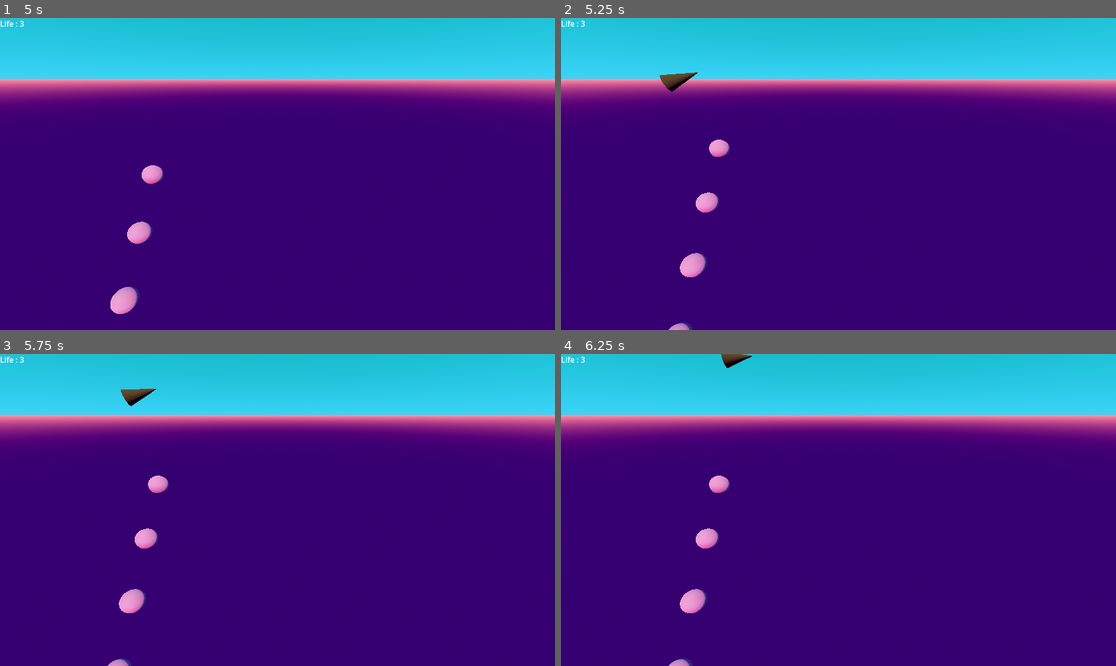
Above: before the commit, frames 1-4 (two rows, left to right).
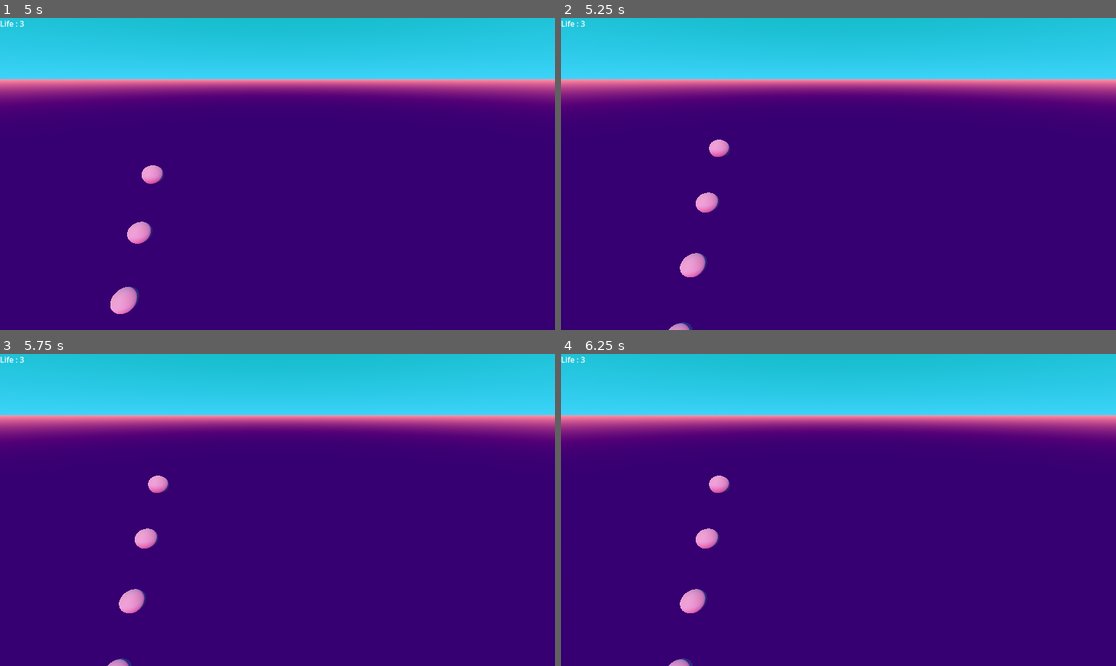
Above: after the commit, the same moments.

Repository: raffaelelauro/Sekiroguelite
Game: Godot game, scene res://main.tscn
Two runs of this game, one before a commit and one after it. Both use one fixed random seed, a clock stepped at 60 frames per second and the inputs below.
Inputs:
- Up to frame 1 (5 s): tap Enter at 0.5 s; hold D (Right) 0.53-1.28 s; hold W (Front) 0.53-1.28 s; hold S (Back) 1.28-2.03 s; tap Space (Parry) at 1.35, 2.85, 4.35 s; hold W (Front) 2.03-2.78 s; hold D (Right) 2.03-3.53 s; hold W (Front) 3.53-4.28 s; hold A (Left) from 3.53 s (still down)
- Up to frame 2 (5.25 s): release A (Left) at 5.03 s; hold S (Back) from 5.03 s (still down); hold W (Front) from 5.03 s (still down)
- Up to frame 3 (5.75 s): keep holding S (Back); keep holding W (Front)
- Up to frame 4 (6.25 s): release S (Back) at 5.78 s; release W (Front) at 5.78 s; hold D (Right) from 5.78 s (still down); tap Space (Parry) at 5.85 s

Frame 1 is identical in both runs. In frame 2, 0.2% of the frame differs, in the area x 17-25%, y 17-24%; in frame 3, 0.2%; in frame 4, 0.1%.

Commit message:
Forgotten change from last commit

Diff:
--- a/main.tscn
+++ b/main.tscn
@@ -1,10 +1,9 @@
-[gd_scene load_steps=11 format=3 uid="uid://cn22cb6mfk2qp"]
+[gd_scene load_steps=10 format=3 uid="uid://cn22cb6mfk2qp"]
 
 [ext_resource type="Script" uid="uid://cl5xdo0vrlgh5" path="res://level.gd" id="1_h2yge"]
 [ext_resource type="PackedScene" uid="uid://durulyhj2ovs7" path="res://player/player.tscn" id="1_ig7tw"]
 [ext_resource type="PackedScene" uid="uid://c6bc25sbv2i6i" path="res://objects/parriable_object.tscn" id="2_0xm2m"]
 [ext_resource type="PackedScene" uid="uid://vt2vl6afoo8j" path="res://spawn/parriable_spawn_area.tscn" id="3_h2yge"]
-[ext_resource type="Script" uid="uid://ccfp1fryf8p0k" path="res://spawn/enemies_spawn_area.gd" id="5_lquwl"]
 [ext_resource type="PackedScene" uid="uid://cilyqpkqti672" path="res://enemies/enemy.tscn" id="6_7mycd"]
 
 [sub_resource type="ProceduralSkyMaterial" id="ProceduralSkyMaterial_ig7tw"]
@@ -64,12 +63,6 @@
 horizontal_alignment = 1
 vertical_alignment = 1
 
-[node name="EnemiesSpawnArea" parent="." node_paths=PackedStringArray("target") instance=ExtResource("3_h2yge")]
-transform = Transform3D(1, 0, 0, 0, 1, 0, 0, 0, 1, 5.87936, 0, -9.95242)
-script = ExtResource("5_lquwl")
-target = NodePath("../Player")
-object_type = ExtResource("6_7mycd")
-
 [node name="Enemy" parent="." node_paths=PackedStringArray("target") instance=ExtResource("6_7mycd")]
 transform = Transform3D(-1, 0, 8.74228e-08, 0, 1, 0, -8.74228e-08, 0, -1, 0.0339434, 0, -18.5917)
 target = NodePath("../Player")
